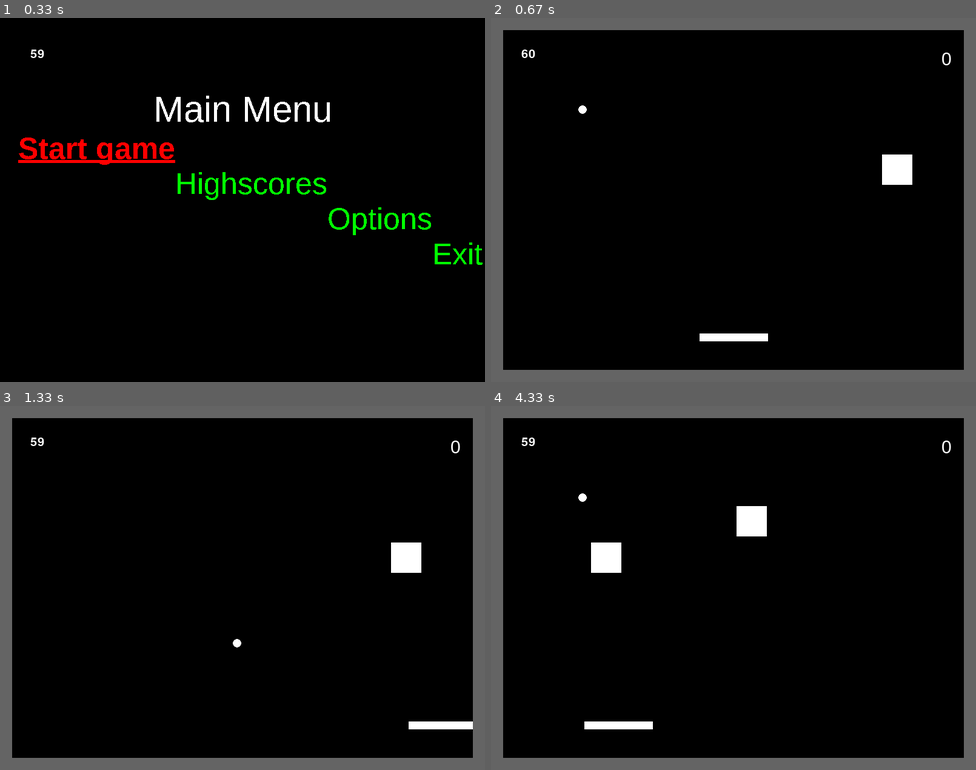
Above: before the commit, frames 1-4 (two rows, left to right).
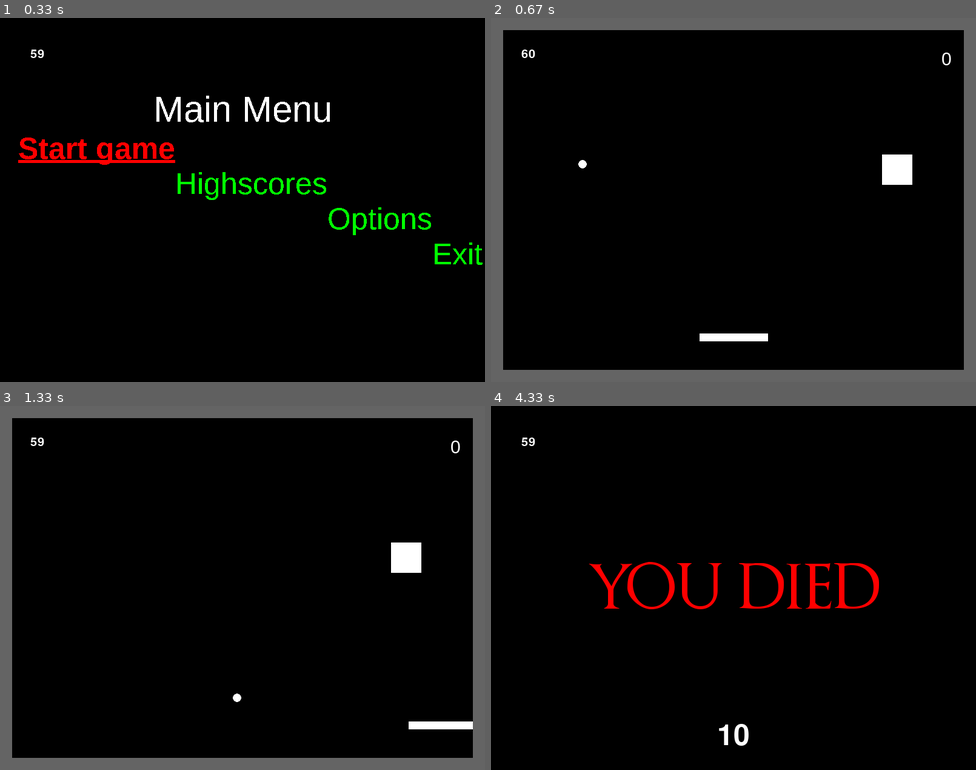
Above: after the commit, the same moments.

Repository: Gibson223/mod-5
Game: pygame game, started from py/main.py
Same seed, same stepped clock (60 frames per second), same inputs: the game is played once before the commit and once after it.
Inputs:
- Up to frame 1 (0.33 s): no input
- Up to frame 2 (0.67 s): tap Enter at 0.33 s
- Up to frame 3 (1.33 s): hold Right 0.67-1.13 s; hold Right from 1.17 s (still down)
- Up to frame 4 (4.33 s): release Right at 1.63 s; tap Enter at 1.67, 3 s; hold Left 2-2.53 s; hold Left 2.57-2.97 s; hold Right 3.33-3.97 s; hold Left from 4 s (still down)

Frame 1 is identical in both runs. In frame 2, less than 0.1% of the frame differs, in the area x 18-20%, y 24-42%; in frame 3, less than 0.1%; in frame 4, 15%, in the area x 0-100%, y 0-100%.

Commit message:
Create gameover sound, improve gameover screen keybindings,
display score in gameover

Diff:
--- a/py/constants.py
+++ b/py/constants.py
@@ -47,7 +47,7 @@
 # Ball size and pos
 BALLRADIUS = 7
 INITIAL_BALL_X = 30
-INITIAL_BALL_Y = 30
+INITIAL_BALL_Y = 120
 
 #Ball speed
 INITIAL_BALL_XSPEED = 6
@@ -109,7 +109,8 @@
 # Audio track mapping
 # 'audioName':('relative/path/to/file', volume)
 sounds = {
-        'bounce': ('../resources/audio/bounce.ogg', 0.05)
+        'bounce': ('../resources/audio/bounce.ogg', 0.11),
+        'gameover':('../resources/audio/dead.ogg', 0.25)
 #        'wallCollision':'../resources/audio/bounce.wav',
 #        'blockbreak':'../resources/sound/bounce2.wav'
 }
--- a/py/keyBindings.py
+++ b/py/keyBindings.py
@@ -6,7 +6,7 @@
     'up'   : [pygame.K_UP, pygame.K_w],
     'down' : [pygame.K_DOWN, pygame.K_s],
     'activate': [pygame.K_SPACE, pygame.K_RETURN],
-    'exit' : [pygame.K_ESCAPE],
+    'exit' : [pygame.K_ESCAPE, pygame.K_q],
     'restart': [pygame.K_HOME]
 }
 
--- a/py/main.py
+++ b/py/main.py
@@ -53,6 +53,9 @@
     # Setting the custom AudioObj.end_event.type is done in the Audio class
     # pygame.event.set_allowed(AudioObj.end_event.type)
 
+    # global dirty_rects
+    # dirty_rects=[]
+
 
 def main():
     """
@@ -82,7 +85,6 @@
         #    but dealt with in all GameStateObj.update() functions.
         # This way, each game screen can handle user input in different ways.
 
-
         global GameStateObj
         GameStateObj.update()
         GameStateObj = GameStateObj.nextGameState
@@ -99,6 +101,7 @@
         # (by using display.update() and passing it only the screen area that needs to be updated)
         # see https://www.pygame.org/docs/tut/newbieguide.html and look for "Dirty rect animation." section
         pygame.display.flip()
+        # pygame.display.update(dirty_rects)
 
         # then wait until tick has fully passed
         ClockObj.tick(constants.FPS)
@@ -283,8 +286,10 @@
 
     def gameover(self):
         sensordb.insertscore(self.player_name, self.score)
-        # print(sensordb.get_scores())
+        # is_hiscore = sensordb.get_highscore(self.score)
+
         # pygame.time.delay(500)
+        AudioObj.playSound('gameover')
         self.nextGameState = GameOver(self)
 
 
@@ -706,32 +711,48 @@
 class GameOver():
 
     def __init__(self, game):
-        self.score = game.score
+        self.score = str(game.score)
         self.player_name = game.player_name
 
         pygame.display.set_caption(constants.GAME_NAME + ' - Game over')
 
         pygame.event.clear()
 
-        self.font = pygame.font.Font(constants.fonts['optimusprinceps'], 100)
-        self.text = 'YOU DIED'
+        self.dead_font = pygame.font.Font(constants.fonts['optimusprinceps'], 100)
+        self.dead_text = 'YOU DIED'
+
+        self.score_font = pygame.font.Font(None, 70)
 
         self.nextGameState = self
 
     def update(self):
-
         self.handleKeys()
 
         Screen.fill(constants.colors['BLACK'])
-        text = self.font.render(self.text, True, constants.colors['RED'])
-        textrect = text.get_rect()
-        textrect.center = (constants.WINDOW_WIDTH // 2, constants.WINDOW_HEIGHT // 2)
-        Screen.blit(text, textrect)
+
+        dead = self.dead_font.render(self.dead_text, True, constants.colors['RED'])
+        deadrect = dead.get_rect()
+        deadrect.center = (constants.WINDOW_WIDTH // 2, constants.WINDOW_HEIGHT // 2)
+
+        score = self.score_font.render(self.score, True, constants.colors['WHITE'])
+        scorerect = score.get_rect()
+        scorerect.midtop = (constants.WINDOW_WIDTH // 2,
+                            220 + constants.WINDOW_HEIGHT // 2)
+
+        Screen.blit(dead, deadrect)
+        Screen.blit(score, scorerect)
 
     def handleKeys(self):
 
-        if pygame.event.get(pygame.KEYDOWN):
+        key_down = pygame.event.get(pygame.KEYDOWN)
+
+        if keyBindings.checkDown('activate', key_down):
             self.nextGameState = Game()
+            return
+
+        if keyBindings.checkDown('exit', key_down):
+            self.nextGameState = MainMenu()
+            return
 
 
 class Audio:
--- a/py/objects.py
+++ b/py/objects.py
@@ -33,20 +33,15 @@
         if type=="red":
             color=constants.colors["RED"]
             self.initialhp = constants.BLOCK_INITIAL_HP*8
-            self.score = 50
+            self.score = 70
         if type=="green":
             color=constants.colors["GREEN"]
-            self.initialhp = constants.BLOCK_INITIAL_HP*2
-            self.score = 20
+            self.initialhp = constants.BLOCK_INITIAL_HP*3
+            self.score = 30
         if type=="blue":
             color=constants.colors["BLUE"]
-            self.initialhp = constants.BLOCK_INITIAL_HP*3
-            self.score = 30
-            self.initialhp = constants.BLOCK_INITIAL_HP*4
-        if type=="blue":
-            color=constants.colors["BLUE"]
-            self.initialhp = constants.BLOCK_INITIAL_HP*6
-            self.score = 30
+            self.initialhp = constants.BLOCK_INITIAL_HP*5
+            self.score = 40
 
         self.type = type
         self.powertype = self.type
--- a/py/sensordb.py
+++ b/py/sensordb.py
@@ -7,7 +7,7 @@
 
 
 def insertscore(name, score):
-    # TODO return True if its a new highscore
+    # TODO return True if its a new highscore?
     with conn:
         conn.execute('insert into highscores(name, score)'
                      'values(:name, :score)',
